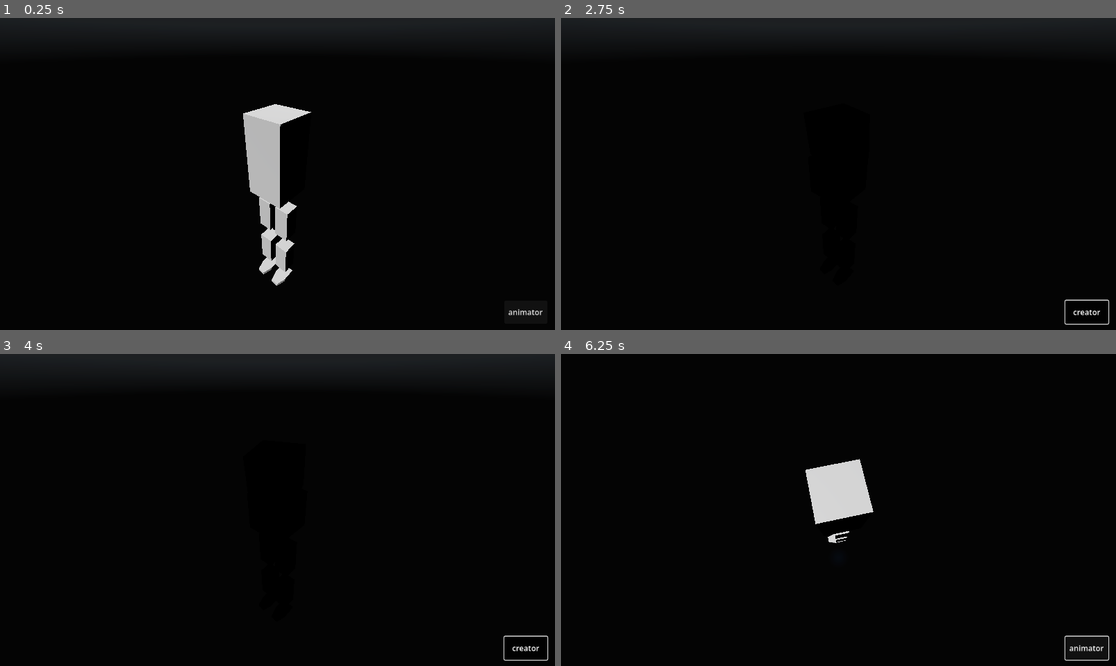
Above: before the commit, frames 1-4 (two rows, left to right).
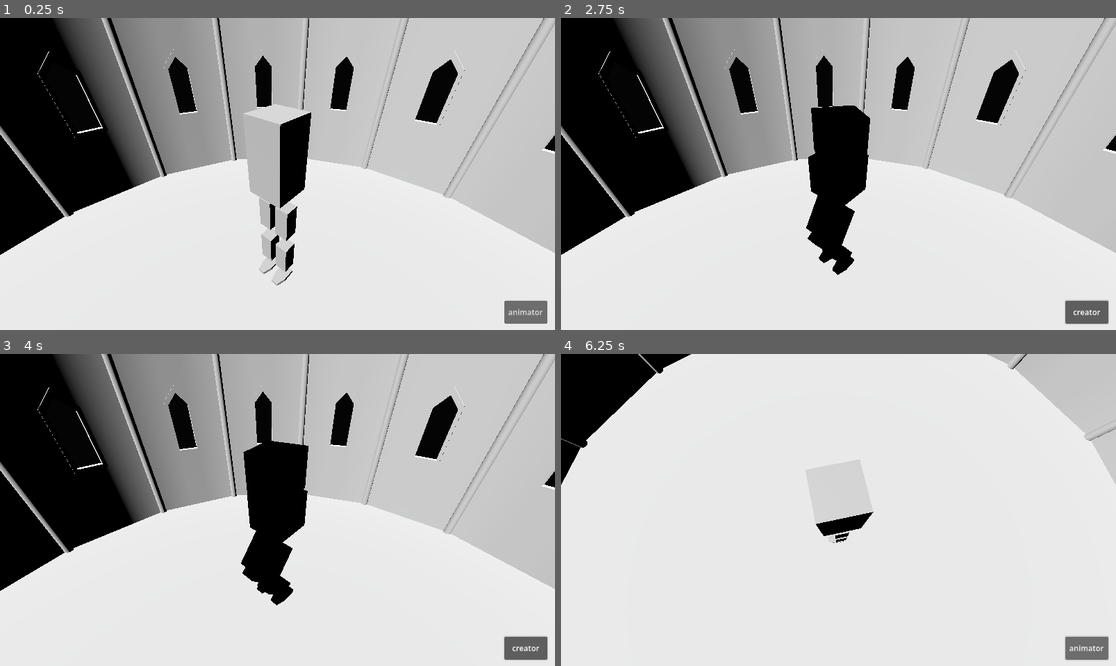
Above: after the commit, the same moments.

Repository: bigCodeArthur/Builder_rogue_like
Game: Godot game, scene res://BuilderTest.tscn
Same seed, same stepped clock (60 frames per second), same inputs: the game is played once before the commit and once after it. A sky picture missing from this copy of the repository is replaced by a grey-blue gradient.
Inputs (mouse positions are in pixels of both pictures, inside the frame that each line leads up to):
- Up to frame 1 (0.25 s): no input
- Up to frame 2 (2.75 s): click "animator" at 0.5 s; click "creator" at 1.25 s; tap Enter (ui_accept) at 2, 2.27, 2.3, 2.57 s; move the mouse to (960, 158) at 2.02 s; hold Right (ui_right) from 2.03 s (still down); hold Shift (shift) from 2.03 s (still down)
- Up to frame 3 (4 s): move the mouse to (166, 525) at 2.77 s; release Right (ui_right) at 2.78 s; release Shift (shift) at 2.78 s; hold Down (ui_down) 2.78-3.53 s; tap Enter (ui_accept) at 2.85, 3.02, 3.32, 3.8 s; tap Shift (shift) at 3.05 s; move the mouse to (333, 441) at 3.52 s; hold Right (ui_right) from 3.53 s (still down); hold Middle mouse button (cam_move) from 3.53 s (still down)
- Up to frame 4 (6.25 s): move the mouse to (832, 516) at 4.27 s; release Right (ui_right) at 4.28 s; release Middle mouse button (cam_move) at 4.28 s; hold Up (ui_up) 4.28-5.03 s; tap Shift (shift) at 4.35, 6.05 s; tap Enter (ui_accept) at 4.52, 4.82, 5.27, 5.3, 5.57, 6.02 s; move the mouse to (1005, 556) at 5.02 s; hold Left (ui_left) from 5.03 s (still down); tap Mouse wheel up (zoom_in) at 5.1 s; move the mouse to (672, 463) at 5.77 s; tap Mouse wheel down (zoom_out) at 5.85 s

The runs differ from the first frame. In frame 1, 82% of the frame differs, in the area x 0-100%, y 0-100%; in frame 2, 82%; in frame 3, 82%; in frame 4, 94%.

Commit message:
the target now uses IK to move legs and LOOK_AT to move upper body

Diff:
--- a/BuilderTest.tscn
+++ b/BuilderTest.tscn
@@ -13,7 +13,6 @@
 [ext_resource type="PackedScene" uid="uid://bkrltcif54ujh" path="res://gltfs/Untitled.gltf" id="9_ig0lx"]
 [ext_resource type="Script" uid="uid://ck7go7jvhpbl7" path="res://classes/Joint.gd" id="9_lhyfd"]
 [ext_resource type="PackedScene" uid="uid://isxwnl043pgb" path="res://gltfs/Untitled.glb" id="10_13nik"]
-[ext_resource type="Script" uid="uid://cfucm2evixoqa" path="res://skeleton_renderer.gd" id="13_noffw"]
 
 [sub_resource type="PanoramaSkyMaterial" id="PanoramaSkyMaterial_e6v0q"]
 panorama = ExtResource("6_vfkme")
@@ -33,16 +32,13 @@
 glow_enabled = true
 volumetric_fog_albedo = Color(0.8586553, 0.9953875, 0.9391962, 1)
 
-[sub_resource type="WorldBoundaryShape3D" id="WorldBoundaryShape3D_e6v0q"]
-
-[sub_resource type="PlaceholderMesh" id="PlaceholderMesh_k7vup"]
-
 [sub_resource type="PlaceholderMesh" id="PlaceholderMesh_ig0lx"]
 
 [sub_resource type="StandardMaterial3D" id="StandardMaterial3D_nrq47"]
+albedo_color = Color(1, 0, 0, 1)
 emission_enabled = true
-emission = Color(1, 1, 1, 1)
-emission_energy_multiplier = 30.0
+emission = Color(1, 0, 0, 1)
+emission_energy_multiplier = 10.0
 
 [sub_resource type="SphereMesh" id="SphereMesh_gn3aq"]
 material = SubResource("StandardMaterial3D_nrq47")
@@ -63,23 +59,13 @@
 [node name="DirectionalLight3D" type="DirectionalLight3D" parent="Environment" unique_id=1930909081]
 transform = Transform3D(1, 0, 0, 0, 0.5863724, 0.8100416, 0, -0.8100416, 0.5863724, 0, 0, 12.670316)
 
-[node name="Editor_camera" parent="Environment" unique_id=293338761 node_paths=PackedStringArray("baker", "editor_space") instance=ExtResource("3_1edov")]
+[node name="Editor_camera" parent="Environment" unique_id=293338761 node_paths=PackedStringArray("baker", "editor_space", "target", "creator") instance=ExtResource("3_1edov")]
 baker = NodePath("../../Baker")
 editor_space = NodePath("../editor_space")
-
-[node name="GroundPlane" type="StaticBody3D" parent="Environment" unique_id=756412017]
-
-[node name="CollisionShape3D" type="CollisionShape3D" parent="Environment/GroundPlane" unique_id=1903640723]
-shape = SubResource("WorldBoundaryShape3D_e6v0q")
+target = NodePath("../../Target")
+creator = NodePath("../../creator")
 
 [node name="editor_space" parent="Environment" unique_id=283607448 instance=ExtResource("4_1edov")]
-visible = false
-
-[node name="BoneRenderer" type="MeshInstance3D" parent="Environment" unique_id=1584425700 node_paths=PackedStringArray("skltn")]
-visible = false
-mesh = SubResource("PlaceholderMesh_k7vup")
-script = ExtResource("13_noffw")
-skltn = NodePath("../../Target/Skeleton3D")
 
 [node name="Target" type="Node3D" parent="." unique_id=1691935409]
 transform = Transform3D(1, 0, 0, 0, 1, 0, 0, 0, 1, 0, 100, 0)
@@ -93,14 +79,31 @@
 mesh = SubResource("PlaceholderMesh_ig0lx")
 
 [node name="IK" type="FABRIK3D" parent="Target/Skeleton3D" unique_id=982279171]
+max_iterations = 5
 
 [node name="LookAt" type="LookAtModifier3D" parent="Target/Skeleton3D" unique_id=602295474]
-target_node = NodePath("../../Target")
+
+[node name="CopyTransformModifier3D" type="CopyTransformModifier3D" parent="Target/Skeleton3D" unique_id=113129119]
 
 [node name="Target" type="Marker3D" parent="Target" unique_id=72819658]
-transform = Transform3D(1, 0, 0, 0, 1, 0, 0, 0, 1, 0, 8, 10)
+transform = Transform3D(1, 0, 0, 0, 1, 0, 0, 0, 1, 0, 8.8, 10)
+visible = false
 
 [node name="MeshInstance3D" type="MeshInstance3D" parent="Target/Target" unique_id=2025180750]
+mesh = SubResource("SphereMesh_gn3aq")
+
+[node name="Target_left" type="Marker3D" parent="Target" unique_id=147323246]
+transform = Transform3D(1, 0, 0, 0, 1, 0, 0, 0, 1, 0.6, 0.6, 0)
+visible = false
+
+[node name="MeshInstance3D" type="MeshInstance3D" parent="Target/Target_left" unique_id=1401772979]
+mesh = SubResource("SphereMesh_gn3aq")
+
+[node name="Target_right" type="Marker3D" parent="Target" unique_id=2085070634]
+transform = Transform3D(1, 0, 0, 0, 1, 0, 0, 0, 1, -0.6, 0.6, 0)
+visible = false
+
+[node name="MeshInstance3D" type="MeshInstance3D" parent="Target/Target_right" unique_id=1602334851]
 mesh = SubResource("SphereMesh_gn3aq")
 
 [node name="creator" type="Node3D" parent="." unique_id=1933058923]
--- a/Target.gd
+++ b/Target.gd
@@ -1,20 +1,64 @@
 class_name Target extends Node3D
 
 @onready var mesh_instance : MeshInstance3D = $Skeleton3D/Mesh
+@onready var skeleton      : Skeleton3D = $Skeleton3D
+
 @onready var look_at_mod   : LookAtModifier3D = $Skeleton3D/LookAt
-@onready var ik            : IterateIK3D = $Skeleton3D/IK
-@onready var skeleton      : Skeleton3D = $Skeleton3D
-@onready var target        : Marker3D = $Target
+@onready var ik_mod        : FABRIK3D = $Skeleton3D/IK
+@onready var ct_mod        : CopyTransformModifier3D = $Skeleton3D/CopyTransformModifier3D
 
 
-var dir = -1
-func _process(_delta: float) -> void:
-	target.position.x += dir / 10.0
+@onready var target        : Marker3D = $Target
+@onready var target_left   : Marker3D = $Target_left
+@onready var target_right  : Marker3D = $Target_right
 
-	if target.position.x < -10 : dir =  1
-	if target.position.x > 10  : dir = -1
+var upper_dir = -1
+var legs_dir  =  1
 
 
-func test():
-	look_at_mod.bone_name = "upper_body"
+func _process(delta: float) -> void:
+	target.position.x += upper_dir * delta * 20
+
+	if target.position.x < -10 : upper_dir =  1
+	if target.position.x > 10  : upper_dir = -1
+
+	target_left.position.y += legs_dir * delta * 3
+	target_right.position.y = target_left.position.y
+
+	if target_left.position.y <= 0.6: legs_dir = 1
+	if target_left.position.y > 4: legs_dir = -1
+
+
+func set_modifiers() -> void:
+	look_at_mod.bone_name   = "upper_body"
 	look_at_mod.target_node = look_at_mod.get_path_to(target)
+
+	ct_mod.clear_setting()
+	ct_mod.set_setting_count(2)
+
+	ct_mod.set_apply_bone_name(0, "Left_foot")
+	ct_mod.set_reference_type(0, ct_mod.ReferenceType.REFERENCE_TYPE_NODE)
+	ct_mod.set_reference_node(0, ct_mod.get_path_to(target_left))
+
+	ct_mod.set_copy_position(0, false)
+	ct_mod.set_copy_rotation(0, true)
+	ct_mod.set_copy_scale(0, false)
+
+	ct_mod.set_apply_bone_name(1, "Right_foot")
+	ct_mod.set_reference_type(1, ct_mod.ReferenceType.REFERENCE_TYPE_NODE)
+	ct_mod.set_reference_node(1, ct_mod.get_path_to(target_right))
+
+	ct_mod.set_copy_position(1, false)
+	ct_mod.set_copy_rotation(1, true)
+	ct_mod.set_copy_scale(1, false)
+
+	ik_mod.clear_settings()
+	ik_mod.set_setting_count(2)
+
+	ik_mod.set_target_node(0, ik_mod.get_path_to(target_left))
+	ik_mod.set_root_bone_name(0, "Left")
+	ik_mod.set_end_bone_name(0, "Left_foot")
+
+	ik_mod.set_target_node(1, ik_mod.get_path_to(target_right))
+	ik_mod.set_root_bone_name(1, "Right")
+	ik_mod.set_end_bone_name(1, "Right_foot")
--- a/camera_3d.gd
+++ b/camera_3d.gd
@@ -1,13 +1,14 @@
 extends Node3D
 
 var MOUSE_SENSITIVITY = 0.005
-var creator_pos := Vector3.ZERO
-var animator_pos := Vector3.UP * 100
 var cam_move : bool = false
 var cam_pan : bool = false
 
 @export var baker: Baker
 @export var editor_space: Node3D
+
+@export var target: Target
+@export var creator: Creator
 
 @onready var camera: Camera3D = $Pivot_x/Camera3D
 @onready var pivot_y: Node3D  = self
@@ -15,8 +16,8 @@
 
 
 func _ready() -> void:
-	pivot_y.position = creator_pos
-	editor_space.position = creator_pos
+	pivot_y.position = creator.position
+	editor_space.position = creator.position
 
 
 func _process(_delta: float) -> void:
@@ -50,8 +51,8 @@
 func _on_mode_switch_toggled(toggled_on: bool) -> void:
 	if toggled_on:
 		baker.bake()
-		pivot_y.position = animator_pos
-		editor_space.position = animator_pos
+		pivot_y.position = target.position
+		editor_space.position = target.position
 	else:
-		pivot_y.position = creator_pos
-		editor_space.position = creator_pos
+		pivot_y.position = creator.position
+		editor_space.position = creator.position
--- a/character_body_3d.gd
+++ /dev/null
@@ -1,41 +0,0 @@
-extends CharacterBody3D
-
-
-const SPEED = 5.0
-const JUMP_VELOCITY = 4.5
-
-
-func _ready() -> void:
-	var gltf_document_load = GLTFDocument.new()
-	var gltf_state_load = GLTFState.new()
-	var error = gltf_document_load.append_from_file("user://test.glb", gltf_state_load)
-	if error == OK:
-		var gltf_scene_root_node = gltf_document_load.generate_scene(gltf_state_load)
-		add_child(gltf_scene_root_node)
-		print("test")
-	else:
-		print("Couldn't load glTF scene (error code: %s)." % error_string(error))
-
-
-
-func _physics_process(delta: float) -> void:
-	# Add the gravity.
-	if not is_on_floor():
-		velocity += get_gravity() * delta
-
-	# Handle jump.
-	if Input.is_action_just_pressed("ui_accept") and is_on_floor():
-		velocity.y = JUMP_VELOCITY
-
-	# Get the input direction and handle the movement/deceleration.
-	# As good practice, you should replace UI actions with custom gameplay actions.
-	var input_dir := Input.get_vector("ui_left", "ui_right", "ui_up", "ui_down")
-	var direction := (transform.basis * Vector3(input_dir.x, 0, input_dir.y)).normalized()
-	if direction:
-		velocity.x = direction.x * SPEED
-		velocity.z = direction.z * SPEED
-	else:
-		velocity.x = move_toward(velocity.x, 0, SPEED)
-		velocity.z = move_toward(velocity.z, 0, SPEED)
-
-	move_and_slide()
--- a/classes/Baker.gd
+++ b/classes/Baker.gd
@@ -19,23 +19,37 @@
 		creator.get_node("upper_body")
 	]
 
-	st.begin(Mesh.PRIMITIVE_TRIANGLES); target.skeleton.clear_bones()
+	st.begin(Mesh.PRIMITIVE_TRIANGLES)
+	target.skeleton.clear_bones()
 	segments.append_array(creator.get_segments_limb_ordered())
 
 	for segment in segments:
 		segment.bone_id = target.skeleton.add_bone(segment.name)
-		target.skeleton.set_bone_parent(segment.bone_id, segment.get_parent_bone())
-		target.skeleton.set_bone_global_rest(segment.bone_id, segment.get_parent_transform())
-		baked_mesh = segment_to_mesh_with_bone(baked_mesh, segment, segment.bone_id)
+
+	for segment in segments:
+		target.skeleton.set_bone_parent(
+			segment.bone_id,
+			segment.get_parent_bone()
+		)
+
+	for segment in segments:
+		target.skeleton.set_bone_global_rest(
+			segment.bone_id,
+			segment.get_parent_transform()
+		)
+
+	for segment in segments:
+		baked_mesh = segment_to_mesh_with_bone(
+			baked_mesh,
+			segment,
+			segment.bone_id
+		)
 
 	target.skeleton.reset_bone_poses()
-
-	target.mesh_instance.mesh      = baked_mesh
-	target.mesh_instance.skin      = null # reset skin so godot can regenerate it
-	target.mesh_instance.skeleton  = target.mesh_instance.get_path_to(target.skeleton)
-
-	target.look_at_mod.bone_name   = "upper_body"
-	target.look_at_mod.target_node = target.look_at_mod.get_path_to(target.target)
+	target.mesh_instance.skin = null # reset skin so godot can regenerate it
+	target.mesh_instance.mesh = baked_mesh
+	target.mesh_instance.skeleton = ".."
+	target.set_modifiers()
 
 
 func segment_to_mesh_with_bone(
--- a/playTest.tscn
+++ b/playTest.tscn
@@ -1,6 +1,48 @@
 [gd_scene format=3 uid="uid://c2g2b4ktpb3l"]
 
-[ext_resource type="Script" uid="uid://b21od8fbvbvbn" path="res://character_body_3d.gd" id="1_mgp7t"]
+[sub_resource type="GDScript" id="GDScript_ukhfh"]
+script/source = "extends CharacterBody3D
+
+
+const SPEED = 5.0
+const JUMP_VELOCITY = 4.5
+
+
+func _ready() -> void:
+	var gltf_document_load = GLTFDocument.new()
+	var gltf_state_load = GLTFState.new()
+	var error = gltf_document_load.append_from_file(\"user://test.glb\", gltf_state_load)
+	if error == OK:
+		var gltf_scene_root_node = gltf_document_load.generate_scene(gltf_state_load)
+		add_child(gltf_scene_root_node)
+		print(\"test\")
+	else:
+		print(\"Couldn't load glTF scene (error code: %s).\" % error_string(error))
+
+
+
+func _physics_process(delta: float) -> void:
+	# Add the gravity.
+	if not is_on_floor():
+		velocity += get_gravity() * delta
+
+	# Handle jump.
+	if Input.is_action_just_pressed(\"ui_accept\") and is_on_floor():
+		velocity.y = JUMP_VELOCITY
+
+	# Get the input direction and handle the movement/deceleration.
+	# As good practice, you should replace UI actions with custom gameplay actions.
+	var input_dir := Input.get_vector(\"ui_left\", \"ui_right\", \"ui_up\", \"ui_down\")
+	var direction := (transform.basis * Vector3(input_dir.x, 0, input_dir.y)).normalized()
+	if direction:
+		velocity.x = direction.x * SPEED
+		velocity.z = direction.z * SPEED
+	else:
+		velocity.x = move_toward(velocity.x, 0, SPEED)
+		velocity.z = move_toward(velocity.z, 0, SPEED)
+
+	move_and_slide()
+"
 
 [sub_resource type="CapsuleShape3D" id="CapsuleShape3D_ukhfh"]
 
@@ -9,7 +51,7 @@
 [node name="PlayTest" type="Node3D" unique_id=1628897284]
 
 [node name="CharacterBody3D" type="CharacterBody3D" parent="." unique_id=2038772913]
-script = ExtResource("1_mgp7t")
+script = SubResource("GDScript_ukhfh")
 
 [node name="CollisionShape3D" type="CollisionShape3D" parent="CharacterBody3D" unique_id=88785355]
 transform = Transform3D(1, 0, 0, 0, 1, 0, 0, 0, 1, 0, 1, 0)
--- a/project.godot
+++ b/project.godot
@@ -24,6 +24,7 @@
 cam_move={
 "deadzone": 0.2,
 "events": [null, Object(InputEventMouseButton,"resource_local_to_scene":false,"resource_name":"","device":-1,"window_id …(264 unchanged characters)…
+, Object(InputEventMouseButton,"resource_local_to_scene":false,"resource_name":"","device":-1,"window_id":0,"alt_pressed":true,"shift_pressed":false,"ctrl_pressed":false,"meta_pressed":false,"button_mask":0,"position":Vector2(0, 0),"global_position":Vector2(0, 0),"factor":1.0,"button_index":1,"canceled":false,"pressed":false,"double_click":false,"script":null)
 ]
 }
 zoom_in={
Not shown, removed: character_body_3d.gd.uid
